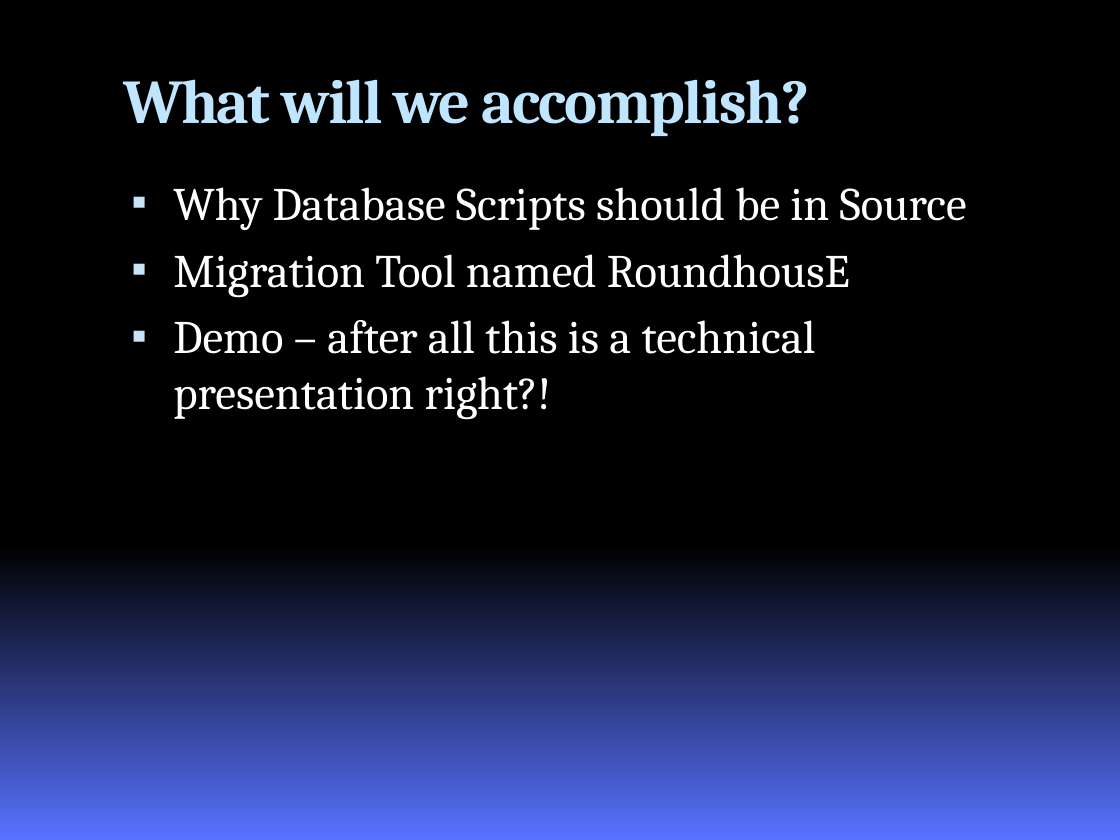
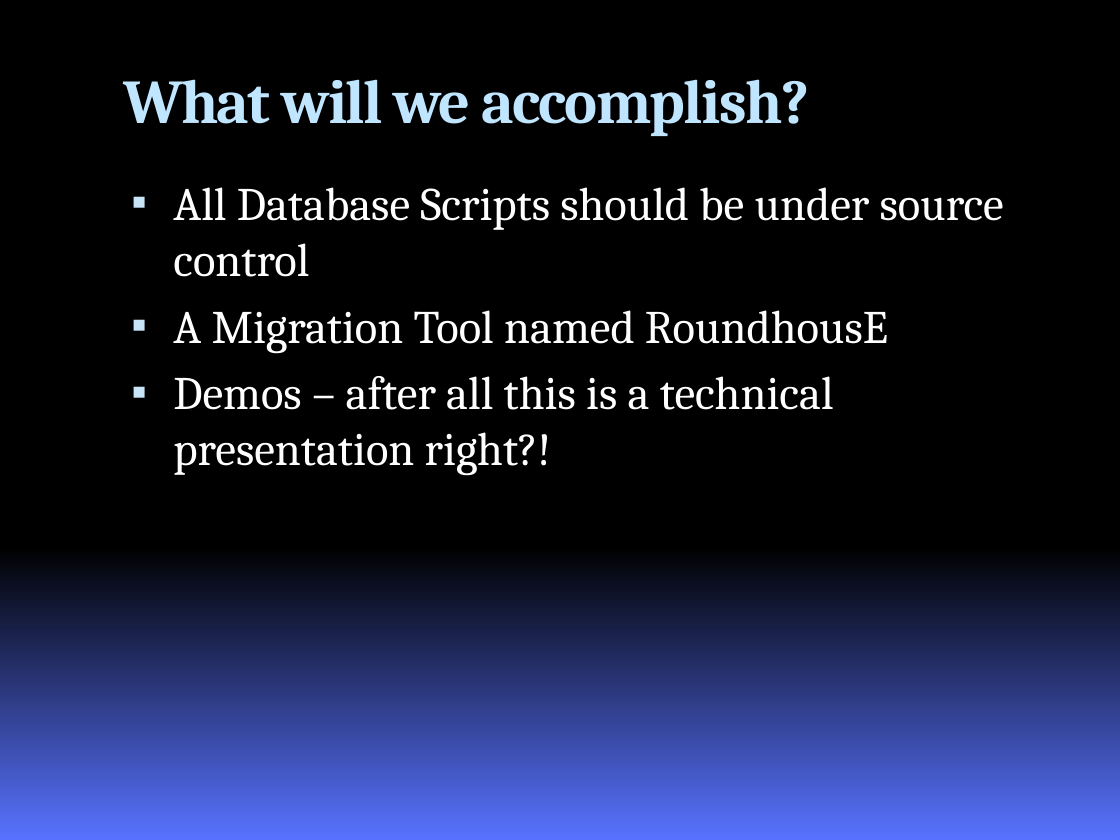
Before and after one commit to chucknorris/roundhouse, a slide deck: slide 3 of docs/RoundhousEPresentation.pptx (slide 2 before the commit). Drawn at 1120x840 pixels with LibreOffice and Linux fonts; fonts in the diff are those of the drawing; background and template pictures are left out. Boxes give left, top, right and bottom in pixels: in the first picture for what was removed or moved away, otherwise in the second. Text is boxed around its words. In the diff, an @@ line names an element or a change of style, - is before the commit and + after.

Commit message:
Scripts_run_table no longer has a version_id, but a version number and a repository path. This way you know where to look in your repository when a transactional migration fails. RH / redgate differencing is roughed in...yes folks, differencing. Connection should be initialized first before asking if database supports ddl transactions. Moving supports transactions to the SqlScripts. Adding a RunAllAnyTimeScripts switch to allow for always running the anytime scripts, regardless of changes (issue 42). redirecting the references for castle DefaultDatabase throws an error when following actions fail: delete_database_if_it_exists, insert_script_run, get_current_script_hash, get_version, insert_script_run_error updating samples for change from noninteractive to silent Oracle always uppercases it's user names. This way the database can be dropped when cased differently. (f.e when using a windows username as part of the database name) updating ilmerge post build items to point to the right computer and path updating presentations

```diff
--- a/docs/RoundhousEPresentation.pptx
+++ b/docs/RoundhousEPresentation.pptx
@@ text at (173, 187, 1004, 476): text changed @@
-▪ Why Database Scripts should be in Source
-▪ Migration Tool named RoundhousE
-▪ Demo – after all this is a technical presentation right?!
+▪ All Database Scripts should be under source control
+▪ A Migration Tool named RoundhousE
+▪ Demos – after all this is a technical presentation right?!
```
Also in this commit, not shown: 3 other slides changed, 5 slides added, 1 slide removed, 45 other files.
